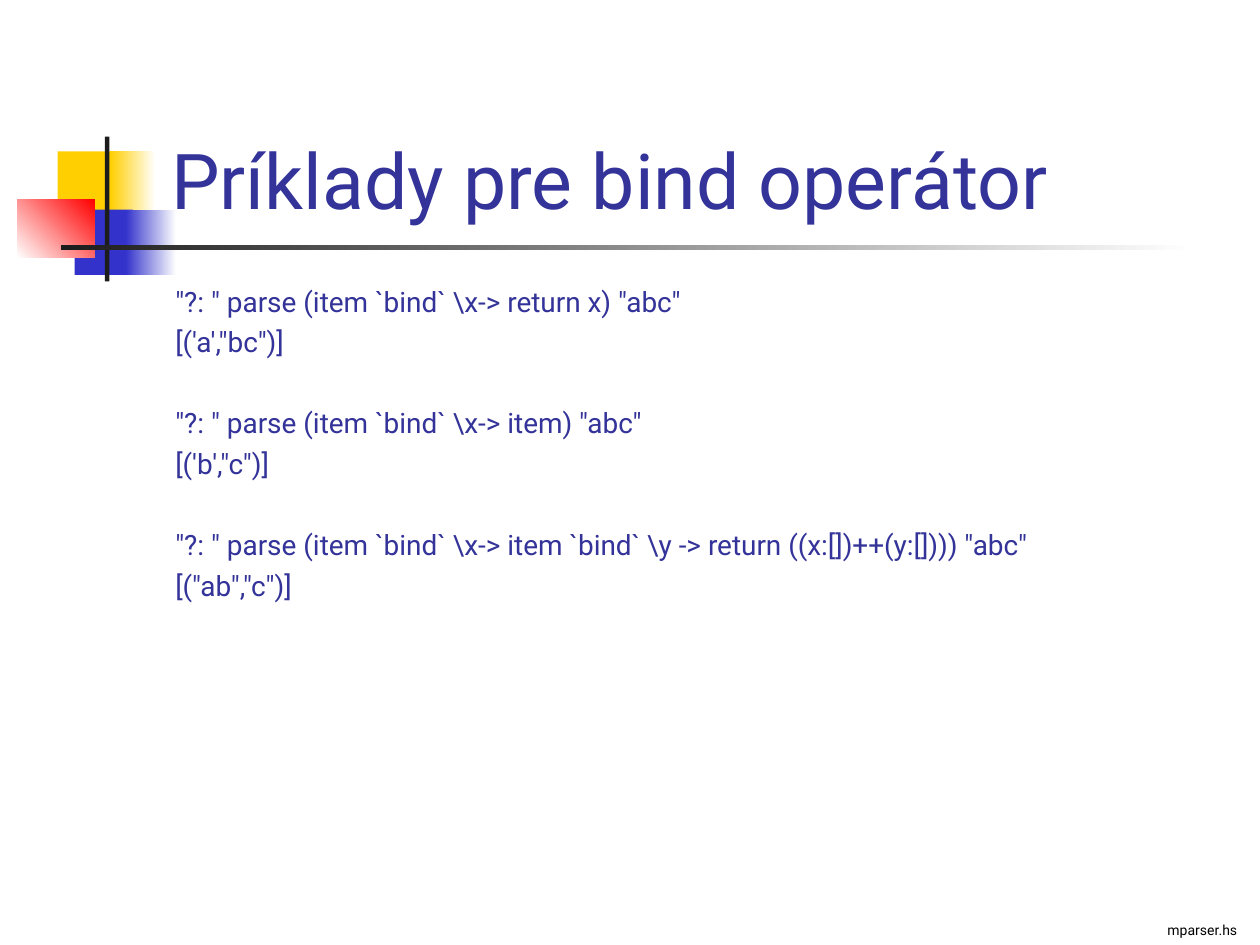
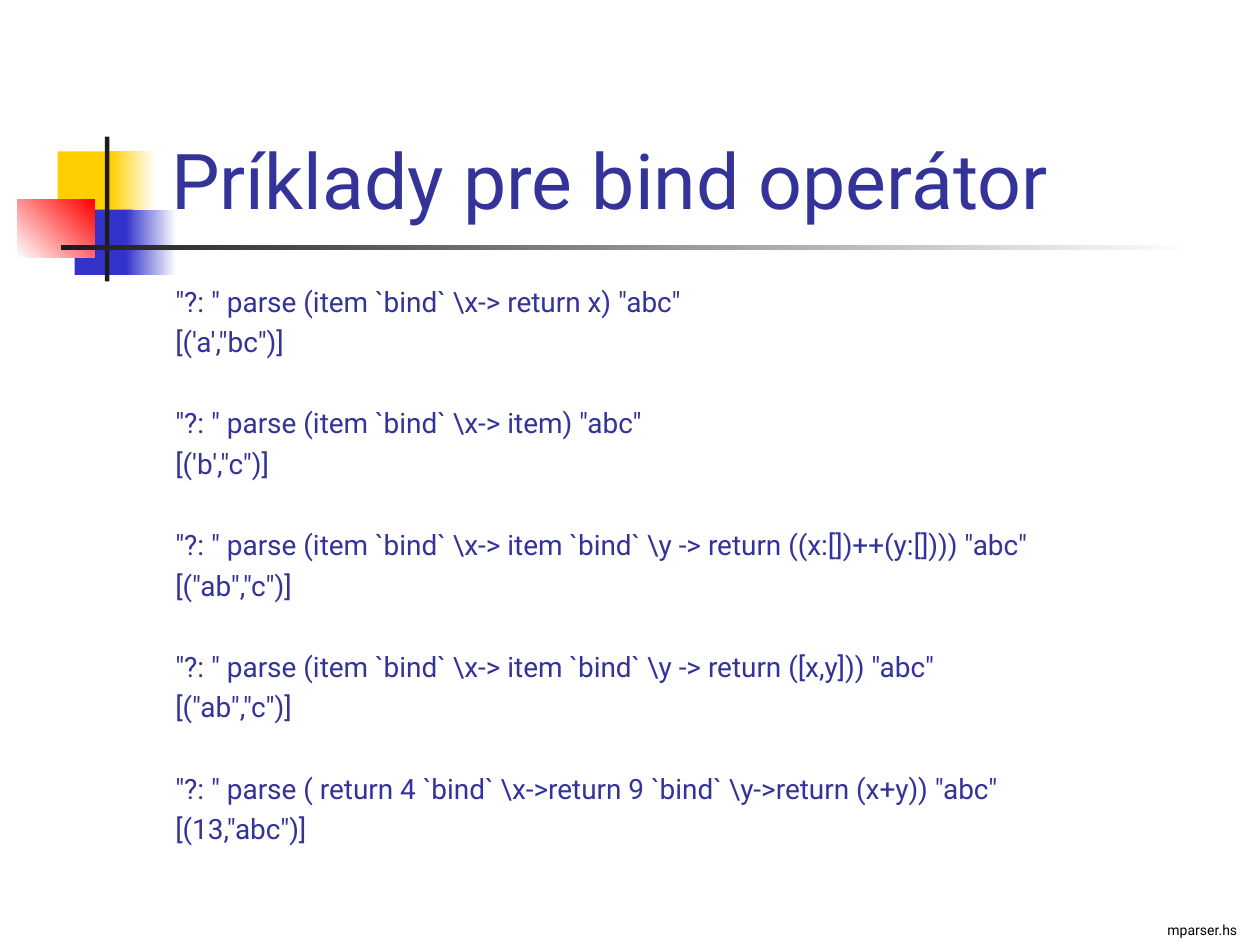
Before and after one commit to Funkcionalne/Prednasky, a slide deck: slide 6 of 10/10_fpro.ppt. Drawn at 1260x945 pixels with LibreOffice and Linux fonts; fonts in the diff are those of the drawing. Boxes give left, top, right and bottom in pixels: in the first picture for what was removed or moved away, otherwise in the second. Text is boxed around its words. In the diff, an @@ line names an element or a change of style, - is before the commit and + after.

```diff
--- a/10/10_fpro.ppt
+++ b/10/10_fpro.ppt
@@ text at (175,654,998,845): paragraphs added @@
+"?: " parse (item `bind` \x-> item `bind` \y -> return ([x,y])) "abc"
+[("ab","c")]
+"?: " parse ( return 4 `bind` \x->return 9 `bind` \y->return (x+y)) "abc"
+[(13,"abc")]
```
Also in this commit, not shown: 3 other slides changed, 1 slide added, 1 other file.
